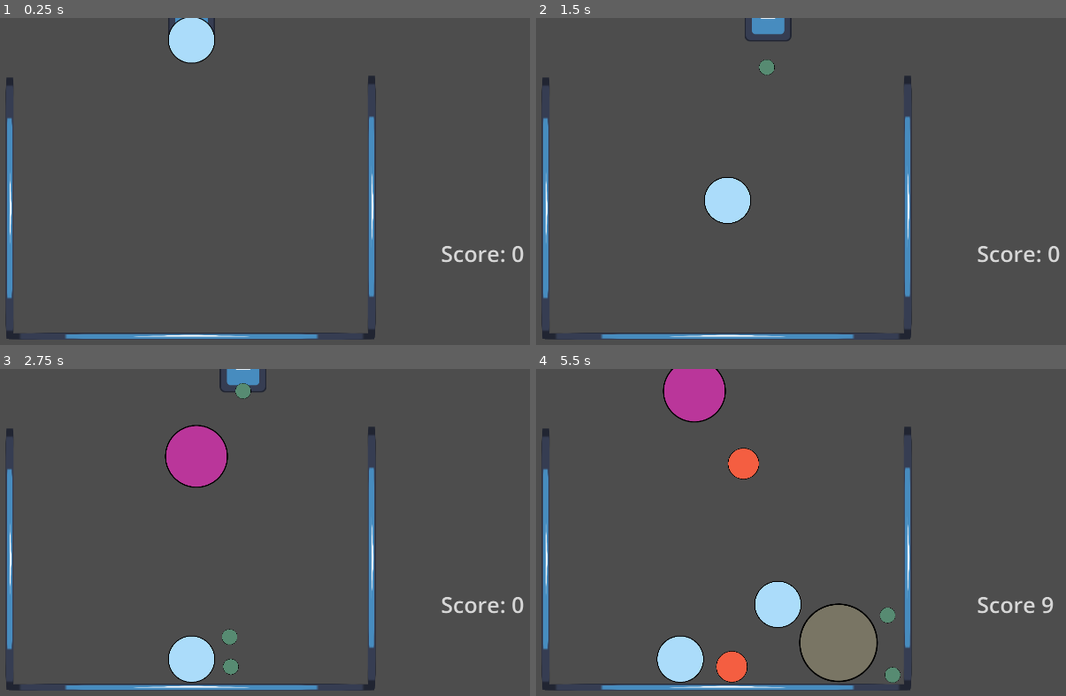
Above: before the commit, frames 1-4 (two rows, left to right).
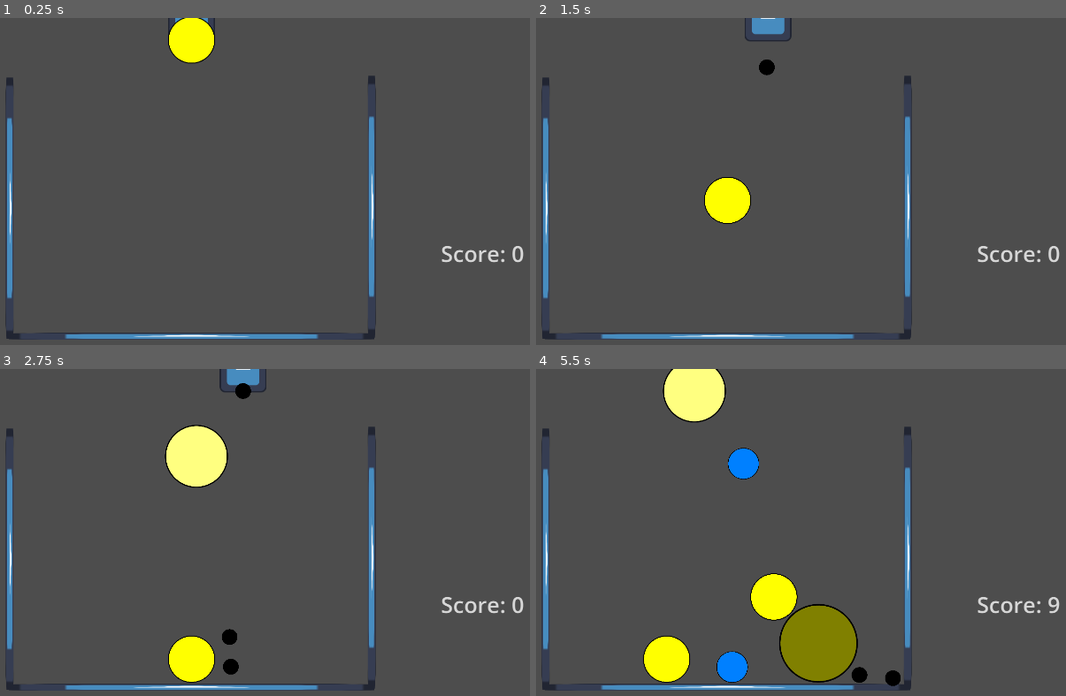
Above: after the commit, the same moments.

Repository: Mareaucanard/Epitech-Hub-2023-2024
Game: Godot game, scene res://main.tscn
Two runs of this game, one before a commit and one after it. Both use one fixed random seed, a clock stepped at 60 frames per second and the inputs below. The engine's default icon, where the game draws it, is replaced by a stand-in: a white triangle on a blue panel in a dark square.
Inputs:
- Up to frame 1 (0.25 s): no input
- Up to frame 2 (1.5 s): tap Enter (ui_accept) at 0.5, 0.6, 0.77, 1.07, 1.35 s; hold Right (ui_right) 0.53-1.28 s; hold Left (ui_left) from 1.28 s (still down)
- Up to frame 3 (2.75 s): tap Enter (ui_accept) at 1.52, 1.82, 2.1 s; release Left (ui_left) at 2.03 s; hold Right (ui_right) from 2.03 s (still down)
- Up to frame 4 (5.5 s): tap Enter (ui_accept) at 2.85, 3.02, 3.32, 3.6, 3.77, 4.07, 4.35, 4.52, 4.82, 5.1 s; release Right (ui_right) at 3.53 s; hold Left (ui_left) from 3.53 s (still down)

The runs differ from the first frame. In frame 1, 1.0% of the frame differs, in the area x 31-41%, y 0-14%; in frame 2, 1.1%; in frame 3, 3.0%; in frame 4, 9.1%, in the area x 20-99%, y 0-98%.

Commit message:
update 2048

Diff:
--- a/2048/Balls/Ball.gd
+++ b/2048/Balls/Ball.gd
@@ -4,10 +4,52 @@
 signal exit_screen
 
 @export_category("parameters")
-@export var id = 0
 
+var id = -1
 var layer = 1
 var mask = 1
+
+func size_from_id(x):
+	return 0.1 * (x + 1)
+
+const colors = [Color(0, 0, 0),
+	Color(0, 0.5, 1),
+	Color(1, 1, 0),
+	Color(1, 1, 0.5),
+	Color(0.5, 0.5, 0),
+	Color(1, 0.5, 0),
+	Color(0.5, 1, 0.5),
+	Color(0, 0, 0.5),
+	Color(1, 0, 1),
+	Color(1, 0.5, 0.5),
+	Color(0, 0.5, 0),
+	Color(0.5, 0.5, 0.5),
+	Color(0.5, 0.5, 1),
+	Color(0.5, 0, 1),
+	Color(0, 1, 0.5),
+	Color(0.5, 0, 0.5),
+	Color(1, 0, 0),
+	Color(1, 0, 0.5),
+	Color(0, 1, 0),
+	Color(0.5, 1, 1),
+	Color(0.5, 0, 0),
+	Color(1, 0.5, 1),
+	Color(0, 0, 1),
+	Color(0.5, 1, 0),
+	Color(0, 0.5, 0.5),
+	Color(0, 1, 1),
+	Color(1, 1, 1)]
+
+func color_from_id(x):
+	return colors[x % len(colors)]
+
+func set_id(x):
+	var size = size_from_id(x)
+	var size_vec = Vector2(size, size)
+	$Sprite.scale = size_vec
+	$CollisionShape2D.scale = size_vec
+	$Sprite.modulate = color_from_id(x)
+	id = x
 
 func _ready():
 	$VisibleOnScreenNotifier2D.connect("screen_exited", _on_exit_screen)
--- a/2048/Balls/Ball_10.tscn
+++ /dev/null
@@ -1,27 +0,0 @@
-[gd_scene load_steps=5 format=3 uid="uid://cqqsek348dr5k"]
-
-[ext_resource type="Script" path="res://Balls/Ball.gd" id="1_073kr"]
-[ext_resource type="PhysicsMaterial" uid="uid://bx6qe0k5uo1a" path="res://Balls/ball.tres" id="1_bxsj6"]
-[ext_resource type="Texture2D" uid="uid://dp6wvkkcr78bx" path="res://Circle.svg" id="2_q8kh6"]
-
-[sub_resource type="CircleShape2D" id="CircleShape2D_2ec4f"]
-radius = 217.665
-
-[node name="Ball_4" type="RigidBody2D"]
-mass = 0.4
-physics_material_override = ExtResource("1_bxsj6")
-max_contacts_reported = 4
-contact_monitor = true
-script = ExtResource("1_073kr")
-id = 3
-
-[node name="CollisionShape2D" type="CollisionShape2D" parent="."]
-scale = Vector2(0.5, 0.5)
-shape = SubResource("CircleShape2D_2ec4f")
-
-[node name="Sprite" type="Sprite2D" parent="."]
-modulate = Color(0.729412, 0.211765, 0.603922, 1)
-scale = Vector2(0.5, 0.5)
-texture = ExtResource("2_q8kh6")
-
-[node name="VisibleOnScreenNotifier2D" type="VisibleOnScreenNotifier2D" parent="."]
--- a/2048/Balls/Ball_11.tscn
+++ /dev/null
@@ -1,27 +0,0 @@
-[gd_scene load_steps=5 format=3 uid="uid://cqqsek348dr5k"]
-
-[ext_resource type="Script" path="res://Balls/Ball.gd" id="1_073kr"]
-[ext_resource type="PhysicsMaterial" uid="uid://bx6qe0k5uo1a" path="res://Balls/ball.tres" id="1_bxsj6"]
-[ext_resource type="Texture2D" uid="uid://dp6wvkkcr78bx" path="res://Circle.svg" id="2_q8kh6"]
-
-[sub_resource type="CircleShape2D" id="CircleShape2D_2ec4f"]
-radius = 217.665
-
-[node name="Ball_4" type="RigidBody2D"]
-mass = 0.4
-physics_material_override = ExtResource("1_bxsj6")
-max_contacts_reported = 4
-contact_monitor = true
-script = ExtResource("1_073kr")
-id = 3
-
-[node name="CollisionShape2D" type="CollisionShape2D" parent="."]
-scale = Vector2(0.5, 0.5)
-shape = SubResource("CircleShape2D_2ec4f")
-
-[node name="Sprite" type="Sprite2D" parent="."]
-modulate = Color(0.729412, 0.211765, 0.603922, 1)
-scale = Vector2(0.5, 0.5)
-texture = ExtResource("2_q8kh6")
-
-[node name="VisibleOnScreenNotifier2D" type="VisibleOnScreenNotifier2D" parent="."]
--- a/2048/Balls/Ball_12.tscn
+++ /dev/null
@@ -1,27 +0,0 @@
-[gd_scene load_steps=5 format=3 uid="uid://cqqsek348dr5k"]
-
-[ext_resource type="Script" path="res://Balls/Ball.gd" id="1_073kr"]
-[ext_resource type="PhysicsMaterial" uid="uid://bx6qe0k5uo1a" path="res://Balls/ball.tres" id="1_bxsj6"]
-[ext_resource type="Texture2D" uid="uid://dp6wvkkcr78bx" path="res://Circle.svg" id="2_q8kh6"]
-
-[sub_resource type="CircleShape2D" id="CircleShape2D_2ec4f"]
-radius = 217.665
-
-[node name="Ball_4" type="RigidBody2D"]
-mass = 0.4
-physics_material_override = ExtResource("1_bxsj6")
-max_contacts_reported = 4
-contact_monitor = true
-script = ExtResource("1_073kr")
-id = 3
-
-[node name="CollisionShape2D" type="CollisionShape2D" parent="."]
-scale = Vector2(0.5, 0.5)
-shape = SubResource("CircleShape2D_2ec4f")
-
-[node name="Sprite" type="Sprite2D" parent="."]
-modulate = Color(0.729412, 0.211765, 0.603922, 1)
-scale = Vector2(0.5, 0.5)
-texture = ExtResource("2_q8kh6")
-
-[node name="VisibleOnScreenNotifier2D" type="VisibleOnScreenNotifier2D" parent="."]
--- a/2048/Balls/Ball_2.tscn
+++ /dev/null
@@ -1,27 +0,0 @@
-[gd_scene load_steps=5 format=3 uid="uid://du4s2k74rvpko"]
-
-[ext_resource type="Script" path="res://Balls/Ball.gd" id="1_073kr"]
-[ext_resource type="PhysicsMaterial" uid="uid://bx6qe0k5uo1a" path="res://Balls/ball.tres" id="1_fvrl0"]
-[ext_resource type="Texture2D" uid="uid://dp6wvkkcr78bx" path="res://Circle.svg" id="2_q8kh6"]
-
-[sub_resource type="CircleShape2D" id="CircleShape2D_2ec4f"]
-radius = 220.009
-
-[node name="Ball_2" type="RigidBody2D"]
-mass = 0.2
-physics_material_override = ExtResource("1_fvrl0")
-max_contacts_reported = 1
-contact_monitor = true
-script = ExtResource("1_073kr")
-id = 1
-
-[node name="CollisionShape2D" type="CollisionShape2D" parent="."]
-scale = Vector2(0.2, 0.2)
-shape = SubResource("CircleShape2D_2ec4f")
-
-[node name="Sprite" type="Sprite2D" parent="."]
-modulate = Color(0.956863, 0.368627, 0.254902, 1)
-scale = Vector2(0.2, 0.2)
-texture = ExtResource("2_q8kh6")
-
-[node name="VisibleOnScreenNotifier2D" type="VisibleOnScreenNotifier2D" parent="."]
--- a/2048/Balls/Ball_3.tscn
+++ /dev/null
@@ -1,27 +0,0 @@
-[gd_scene load_steps=5 format=3 uid="uid://bq32snjdjpnim"]
-
-[ext_resource type="Script" path="res://Balls/Ball.gd" id="1_073kr"]
-[ext_resource type="PhysicsMaterial" uid="uid://bx6qe0k5uo1a" path="res://Balls/ball.tres" id="1_pdpil"]
-[ext_resource type="Texture2D" uid="uid://dp6wvkkcr78bx" path="res://Circle.svg" id="2_q8kh6"]
-
-[sub_resource type="CircleShape2D" id="CircleShape2D_2ec4f"]
-radius = 215.037
-
-[node name="Ball_3" type="RigidBody2D"]
-mass = 0.3
-physics_material_override = ExtResource("1_pdpil")
-max_contacts_reported = 4
-contact_monitor = true
-script = ExtResource("1_073kr")
-id = 2
-
-[node name="CollisionShape2D" type="CollisionShape2D" parent="."]
-scale = Vector2(0.3, 0.3)
-shape = SubResource("CircleShape2D_2ec4f")
-
-[node name="Sprite" type="Sprite2D" parent="."]
-modulate = Color(0.670588, 0.862745, 0.980392, 1)
-scale = Vector2(0.3, 0.3)
-texture = ExtResource("2_q8kh6")
-
-[node name="VisibleOnScreenNotifier2D" type="VisibleOnScreenNotifier2D" parent="."]
--- a/2048/Balls/Ball_4.tscn
+++ /dev/null
@@ -1,27 +0,0 @@
-[gd_scene load_steps=5 format=3 uid="uid://cqqsek348dr5k"]
-
-[ext_resource type="Script" path="res://Balls/Ball.gd" id="1_073kr"]
-[ext_resource type="PhysicsMaterial" uid="uid://bx6qe0k5uo1a" path="res://Balls/ball.tres" id="1_bxsj6"]
-[ext_resource type="Texture2D" uid="uid://dp6wvkkcr78bx" path="res://Circle.svg" id="2_q8kh6"]
-
-[sub_resource type="CircleShape2D" id="CircleShape2D_2ec4f"]
-radius = 217.665
-
-[node name="Ball_4" type="RigidBody2D"]
-mass = 0.4
-physics_material_override = ExtResource("1_bxsj6")
-max_contacts_reported = 4
-contact_monitor = true
-script = ExtResource("1_073kr")
-id = 3
-
-[node name="CollisionShape2D" type="CollisionShape2D" parent="."]
-scale = Vector2(0.4, 0.4)
-shape = SubResource("CircleShape2D_2ec4f")
-
-[node name="Sprite" type="Sprite2D" parent="."]
-modulate = Color(0.729412, 0.211765, 0.603922, 1)
-scale = Vector2(0.4, 0.4)
-texture = ExtResource("2_q8kh6")
-
-[node name="VisibleOnScreenNotifier2D" type="VisibleOnScreenNotifier2D" parent="."]
--- a/2048/Balls/Ball_5.tscn
+++ /dev/null
@@ -1,27 +0,0 @@
-[gd_scene load_steps=5 format=3 uid="uid://da7eb4baqs54e"]
-
-[ext_resource type="Script" path="res://Balls/Ball.gd" id="1_073kr"]
-[ext_resource type="PhysicsMaterial" uid="uid://bx6qe0k5uo1a" path="res://Balls/ball.tres" id="1_bxsj6"]
-[ext_resource type="Texture2D" uid="uid://dp6wvkkcr78bx" path="res://Circle.svg" id="2_q8kh6"]
-
-[sub_resource type="CircleShape2D" id="CircleShape2D_2ec4f"]
-radius = 217.665
-
-[node name="Ball_5" type="RigidBody2D"]
-mass = 0.5
-physics_material_override = ExtResource("1_bxsj6")
-max_contacts_reported = 4
-contact_monitor = true
-script = ExtResource("1_073kr")
-id = 3
-
-[node name="CollisionShape2D" type="CollisionShape2D" parent="."]
-scale = Vector2(0.5, 0.5)
-shape = SubResource("CircleShape2D_2ec4f")
-
-[node name="Sprite" type="Sprite2D" parent="."]
-modulate = Color(0.47451, 0.458824, 0.392157, 1)
-scale = Vector2(0.5, 0.5)
-texture = ExtResource("2_q8kh6")
-
-[node name="VisibleOnScreenNotifier2D" type="VisibleOnScreenNotifier2D" parent="."]
--- a/2048/Balls/Ball_6.tscn
+++ /dev/null
@@ -1,27 +0,0 @@
-[gd_scene load_steps=5 format=3 uid="uid://7uik58hlwi57"]
-
-[ext_resource type="Script" path="res://Balls/Ball.gd" id="1_073kr"]
-[ext_resource type="PhysicsMaterial" uid="uid://bx6qe0k5uo1a" path="res://Balls/ball.tres" id="1_bxsj6"]
-[ext_resource type="Texture2D" uid="uid://dp6wvkkcr78bx" path="res://Circle.svg" id="2_q8kh6"]
-
-[sub_resource type="CircleShape2D" id="CircleShape2D_2ec4f"]
-radius = 217.665
-
-[node name="Ball_6" type="RigidBody2D"]
-mass = 0.6
-physics_material_override = ExtResource("1_bxsj6")
-max_contacts_reported = 4
-contact_monitor = true
-script = ExtResource("1_073kr")
-id = 3
-
-[node name="CollisionShape2D" type="CollisionShape2D" parent="."]
-scale = Vector2(0.6, 0.6)
-shape = SubResource("CircleShape2D_2ec4f")
-
-[node name="Sprite" type="Sprite2D" parent="."]
-modulate = Color(0.701961, 0.0823529, 0.196078, 1)
-scale = Vector2(0.6, 0.6)
-texture = ExtResource("2_q8kh6")
-
-[node name="VisibleOnScreenNotifier2D" type="VisibleOnScreenNotifier2D" parent="."]
--- a/2048/Balls/Ball_7.tscn
+++ /dev/null
@@ -1,27 +0,0 @@
-[gd_scene load_steps=5 format=3 uid="uid://d2iabvvs638ye"]
-
-[ext_resource type="Script" path="res://Balls/Ball.gd" id="1_073kr"]
-[ext_resource type="PhysicsMaterial" uid="uid://bx6qe0k5uo1a" path="res://Balls/ball.tres" id="1_bxsj6"]
-[ext_resource type="Texture2D" uid="uid://dp6wvkkcr78bx" path="res://Circle.svg" id="2_q8kh6"]
-
-[sub_resource type="CircleShape2D" id="CircleShape2D_2ec4f"]
-radius = 217.665
-
-[node name="Ball_7" type="RigidBody2D"]
-mass = 0.7
-physics_material_override = ExtResource("1_bxsj6")
-max_contacts_reported = 4
-contact_monitor = true
-script = ExtResource("1_073kr")
-id = 3
-
-[node name="CollisionShape2D" type="CollisionShape2D" parent="."]
-scale = Vector2(0.7, 0.7)
-shape = SubResource("CircleShape2D_2ec4f")
-
-[node name="Sprite" type="Sprite2D" parent="."]
-modulate = Color(0, 0.713726, 0.145098, 1)
-scale = Vector2(0.7, 0.7)
-texture = ExtResource("2_q8kh6")
-
-[node name="VisibleOnScreenNotifier2D" type="VisibleOnScreenNotifier2D" parent="."]
--- a/2048/Balls/Ball_8.tscn
+++ /dev/null
@@ -1,27 +0,0 @@
-[gd_scene load_steps=5 format=3 uid="uid://bewocxi7hy03n"]
-
-[ext_resource type="Script" path="res://Balls/Ball.gd" id="1_073kr"]
-[ext_resource type="PhysicsMaterial" uid="uid://bx6qe0k5uo1a" path="res://Balls/ball.tres" id="1_bxsj6"]
-[ext_resource type="Texture2D" uid="uid://dp6wvkkcr78bx" path="res://Circle.svg" id="2_q8kh6"]
-
-[sub_resource type="CircleShape2D" id="CircleShape2D_2ec4f"]
-radius = 217.665
-
-[node name="Ball_8" type="RigidBody2D"]
-mass = 0.8
-physics_material_override = ExtResource("1_bxsj6")
-max_contacts_reported = 4
-contact_monitor = true
-script = ExtResource("1_073kr")
-id = 3
-
-[node name="CollisionShape2D" type="CollisionShape2D" parent="."]
-scale = Vector2(0.8, 0.8)
-shape = SubResource("CircleShape2D_2ec4f")
-
-[node name="Sprite" type="Sprite2D" parent="."]
-modulate = Color(0.870588, 0.737255, 0.639216, 1)
-scale = Vector2(0.8, 0.8)
-texture = ExtResource("2_q8kh6")
-
-[node name="VisibleOnScreenNotifier2D" type="VisibleOnScreenNotifier2D" parent="."]
--- a/2048/Balls/Ball_9.tscn
+++ /dev/null
@@ -1,27 +0,0 @@
-[gd_scene load_steps=5 format=3 uid="uid://ck3ttcviavhm0"]
-
-[ext_resource type="Script" path="res://Balls/Ball.gd" id="1_073kr"]
-[ext_resource type="PhysicsMaterial" uid="uid://bx6qe0k5uo1a" path="res://Balls/ball.tres" id="1_bxsj6"]
-[ext_resource type="Texture2D" uid="uid://dp6wvkkcr78bx" path="res://Circle.svg" id="2_q8kh6"]
-
-[sub_resource type="CircleShape2D" id="CircleShape2D_2ec4f"]
-radius = 217.665
-
-[node name="Ball_9" type="RigidBody2D"]
-mass = 0.9
-physics_material_override = ExtResource("1_bxsj6")
-max_contacts_reported = 4
-contact_monitor = true
-script = ExtResource("1_073kr")
-id = 3
-
-[node name="CollisionShape2D" type="CollisionShape2D" parent="."]
-scale = Vector2(0.9, 0.9)
-shape = SubResource("CircleShape2D_2ec4f")
-
-[node name="Sprite" type="Sprite2D" parent="."]
-modulate = Color(0.14902, 0, 0.752941, 1)
-scale = Vector2(0.9, 0.9)
-texture = ExtResource("2_q8kh6")
-
-[node name="VisibleOnScreenNotifier2D" type="VisibleOnScreenNotifier2D" parent="."]
--- /dev/null
+++ b/2048/game_enum.gd
@@ -0,0 +1,6 @@
+class_name game_state
+enum {
+	NONE,
+	PLAYING,
+	GAMEOVER
+}
--- a/2048/hud.gd
+++ b/2048/hud.gd
@@ -1,9 +1,15 @@
 extends CanvasLayer
-
+const game_enum = preload("res://game_enum.gd")
 
 func _ready():
 	get_tree().get_root().get_node("World").connect("score_change", _on_score_change)
+	get_tree().get_root().get_node("World").connect("game_state", _on_game_state)
 
 func _on_score_change(new_score):
-	$Label.text = "Score %d" % new_score
-	$Label.show()
+	$Score.text = "Score: %d" % new_score
+
+func _on_game_state(state):
+	if state == game_enum.GAMEOVER:
+		$GameOver.show()
+	elif state == game_enum.PLAYING:
+		$GameOver.hide()
--- a/2048/hud.tscn
+++ b/2048/hud.tscn
@@ -9,7 +9,7 @@
 [node name="hud" type="CanvasLayer"]
 script = ExtResource("1_drk8l")
 
-[node name="Label" type="Label" parent="."]
+[node name="Score" type="Label" parent="."]
 anchors_preset = 3
 anchor_left = 1.0
 anchor_top = 1.0
@@ -23,3 +23,39 @@
 grow_vertical = 0
 text = "Score: 0"
 label_settings = SubResource("LabelSettings_wn7tj")
+
+[node name="GameOver" type="Control" parent="."]
+layout_mode = 3
+anchors_preset = 15
+anchor_right = 1.0
+anchor_bottom = 1.0
+grow_horizontal = 2
+grow_vertical = 2
+
+[node name="Blur" type="ColorRect" parent="GameOver"]
+layout_mode = 1
+anchors_preset = 15
+anchor_right = 1.0
+anchor_bottom = 1.0
+grow_horizontal = 2
+grow_vertical = 2
+color = Color(0, 0, 0, 0.313726)
+
+[node name="Label" type="Label" parent="GameOver"]
+layout_mode = 1
+anchors_preset = 8
+anchor_left = 0.5
+anchor_top = 0.5
+anchor_right = 0.5
+anchor_bottom = 0.5
+offset_left = -158.5
+offset_top = -43.0
+offset_right = 158.5
+offset_bottom = 43.0
+grow_horizontal = 2
+grow_vertical = 2
+text = "Game over
+Press enter to try again"
+label_settings = SubResource("LabelSettings_wn7tj")
+horizontal_alignment = 1
+vertical_alignment = 1
--- a/2048/main.gd
+++ b/2048/main.gd
@@ -1,45 +1,40 @@
 extends Node2D
+const game_enum = preload("res://game_enum.gd")
 
 @export_category("Balls")
-@export var Ball_1 : PackedScene
-@export var Ball_2 : PackedScene
-@export var Ball_3 : PackedScene
-@export var Ball_4 : PackedScene
-@export var Ball_5 : PackedScene
-@export var Ball_6 : PackedScene
-@export var Ball_7 : PackedScene
-@export var Ball_8 : PackedScene
-@export var Ball_9 : PackedScene
-@export var Ball_10 : PackedScene
-@export var Ball_11 : PackedScene
-@export var Ball_12 : PackedScene
+@export var Ball : PackedScene
+signal game_state
+signal score_change
 
 var playing = false
 var score = 0
-signal score_change
 
-var nb_balls = 9
 var speed = 200
 var can_drop = true
 
-
-var balls = []
 var hand_ball = null
 var fuse_queue = []
 
+
+
 func _ready():
-	balls = [Ball_1, Ball_2, Ball_3, Ball_4, Ball_5, Ball_6, Ball_7, Ball_8, Ball_9, Ball_10, Ball_11, Ball_12]
+	if Ball == null:
+		push_error("Ball can't be null")
 	start_game()
 
 func start_game():
+	get_tree().call_group("ball", "queue_free")
 	hand_ball = create_ball(randi() % 4, $Spawner.position)
 	hand_ball.remove_collision()
 	score = 0
+	score_change.emit(0)
+
 	playing = true
-
+	game_state.emit(game_enum.PLAYING)
 
 func create_ball(id, pos):
-	var ball = balls[id].instantiate()
+	var ball = Ball.instantiate()
+	ball.set_id(id)
 	ball.position = pos
 	ball.connect("fused", _on_ball_fused)
 	ball.connect("exit_screen", _on_ball_offscreen)
@@ -49,10 +44,9 @@
 	return ball
 
 func _on_ball_offscreen():
-	get_tree().call_group("ball", "queue_free")
+	hand_ball.queue_free()
 	playing = false
-
-
+	game_state.emit(game_enum.GAMEOVER)
 
 func _process(delta):
 	if playing:
@@ -90,9 +84,10 @@
 		i = i + 1
 	if in_queue:
 		return
+	$Pop.play()
 	fuse_queue.append(item_1)
 	fuse_queue.append(item_2)
-	var new_i = (id + 1) % nb_balls
+	var new_i = id + 1
 	var pos = (item_1.position + item_2.position) / 2
 	var velocity = (item_1.linear_velocity + item_2.linear_velocity) / 2
 	item_1.queue_free()
@@ -102,8 +97,9 @@
 	ball.linear_velocity = velocity
 
 func add_to_score(points):
-	score += points
-	score_change.emit(score)
+	if playing:
+		score += points
+		score_change.emit(score)
 
 func _on_ball_spawn_timer_timeout():
 	if hand_ball != null:
--- a/2048/main.tscn
+++ b/2048/main.tscn
@@ -1,19 +1,10 @@
-[gd_scene load_steps=17 format=3 uid="uid://dmpnq76ao5llt"]
+[gd_scene load_steps=8 format=3 uid="uid://dmpnq76ao5llt"]
 
 [ext_resource type="Script" path="res://main.gd" id="1_4wbcl"]
-[ext_resource type="PackedScene" uid="uid://cukpkvthocysq" path="res://Balls/Ball_1.tscn" id="2_4p6ro"]
-[ext_resource type="PackedScene" uid="uid://du4s2k74rvpko" path="res://Balls/Ball_2.tscn" id="3_k7jy7"]
-[ext_resource type="PackedScene" uid="uid://bq32snjdjpnim" path="res://Balls/Ball_3.tscn" id="4_vwa5w"]
+[ext_resource type="PackedScene" uid="uid://cukpkvthocysq" path="res://Balls/Ball.tscn" id="2_uedb8"]
+[ext_resource type="AudioStream" uid="uid://cmxhmbxilhqut" path="res://pop.wav" id="5_mx4hm"]
 [ext_resource type="Texture2D" uid="uid://bxk2heq6y28v0" path="res://icon.svg" id="6_o0m1t"]
-[ext_resource type="PackedScene" uid="uid://da7eb4baqs54e" path="res://Balls/Ball_5.tscn" id="6_y62q8"]
-[ext_resource type="PackedScene" uid="uid://7uik58hlwi57" path="res://Balls/Ball_6.tscn" id="7_rrtwt"]
 [ext_resource type="PackedScene" uid="uid://decsdnghcoovq" path="res://hud.tscn" id="7_v3kwo"]
-[ext_resource type="PackedScene" uid="uid://d2iabvvs638ye" path="res://Balls/Ball_7.tscn" id="8_rr0t3"]
-[ext_resource type="PackedScene" uid="uid://bewocxi7hy03n" path="res://Balls/Ball_8.tscn" id="9_pdwmk"]
-[ext_resource type="PackedScene" uid="uid://ck3ttcviavhm0" path="res://Balls/Ball_9.tscn" id="10_wxvw8"]
-[ext_resource type="PackedScene" uid="uid://cqqsek348dr5k" path="res://Balls/Ball_10.tscn" id="11_fb8uv"]
-[ext_resource type="PackedScene" uid="uid://cqqsek348dr5k" path="res://Balls/Ball_11.tscn" id="12_dtceh"]
-[ext_resource type="PackedScene" uid="uid://cqqsek348dr5k" path="res://Balls/Ball_12.tscn" id="13_381t8"]
 
 [sub_resource type="RectangleShape2D" id="RectangleShape2D_pvunj"]
 size = Vector2(1000, 20)
@@ -23,18 +14,7 @@
 
 [node name="World" type="Node2D"]
 script = ExtResource("1_4wbcl")
-Ball_1 = ExtResource("2_4p6ro")
-Ball_2 = ExtResource("3_k7jy7")
-Ball_3 = ExtResource("4_vwa5w")
-Ball_4 = ExtResource("13_381t8")
-Ball_5 = ExtResource("6_y62q8")
-Ball_6 = ExtResource("7_rrtwt")
-Ball_7 = ExtResource("8_rr0t3")
-Ball_8 = ExtResource("9_pdwmk")
-Ball_9 = ExtResource("10_wxvw8")
-Ball_10 = ExtResource("11_fb8uv")
-Ball_11 = ExtResource("12_dtceh")
-Ball_12 = ExtResource("13_381t8")
+Ball = ExtResource("2_uedb8")
 
 [node name="Spawner" type="Node2D" parent="."]
 position = Vector2(960, 0)
@@ -88,4 +68,8 @@
 
 [node name="hud" parent="." instance=ExtResource("7_v3kwo")]
 
+[node name="Pop" type="AudioStreamPlayer" parent="."]
+stream = ExtResource("5_mx4hm")
+max_polyphony = 5
+
 [connection signal="timeout" from="Ball_spawn_timer" to="." method="_on_ball_spawn_timer_timeout"]
Renamed: 2048/Balls/Ball_1.tscn -> 2048/Balls/Ball.tscn
Not shown, added: 2048/pop.wav.import
Not shown, added: 2048/pop.wav
